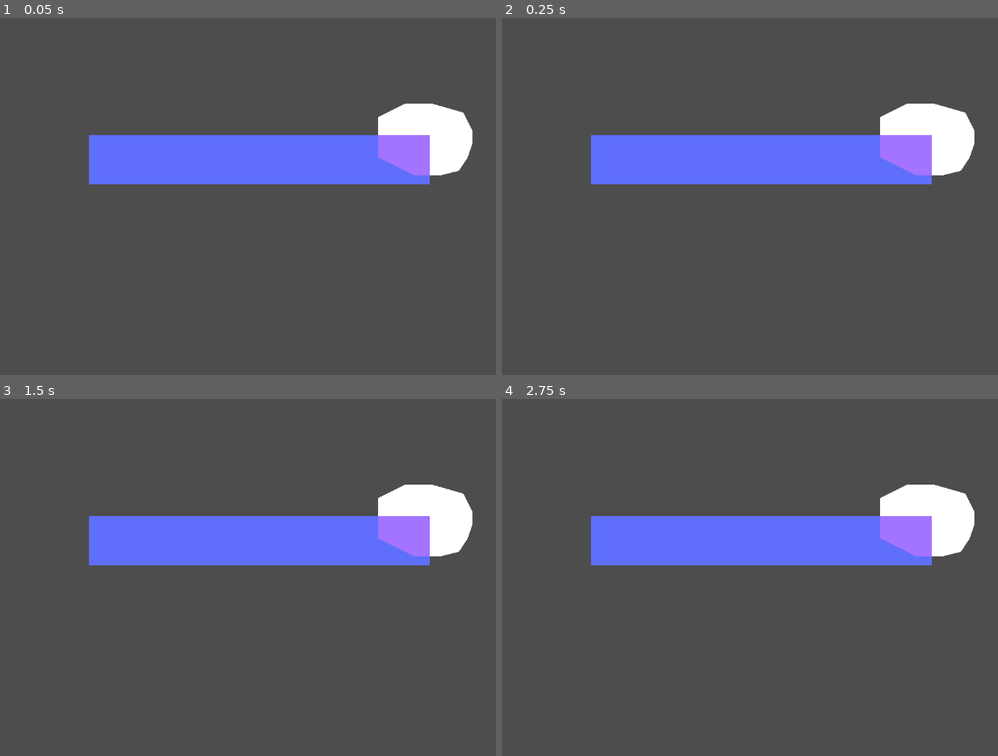
Above: before the commit, frames 1-4 (two rows, left to right).
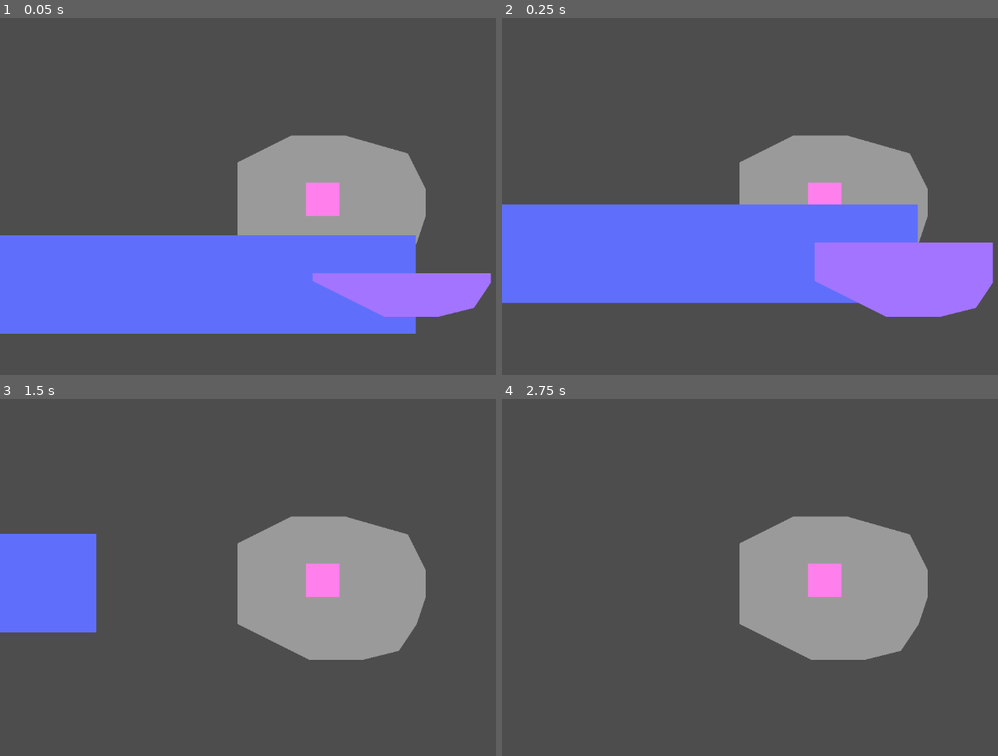
Above: after the commit, the same moments.

Repository: WeDoThingsHere/Godot-Jam-June-2025
Game: Godot game, scene res://scenes/platform_test.tscn
Same seed, same stepped clock (60 frames per second), same inputs: the game is played once before the commit and once after it.
Inputs:
- Up to frame 1 (0.05 s): no input
- Up to frame 2 (0.25 s): no input
- Up to frame 3 (1.5 s): hold D (move_right, bound only after the commit) from 0.53 s (still down); tap Space (jump, bound only after the commit) at 0.6, 0.77, 1.07, 1.35 s
- Up to frame 4 (2.75 s): tap Space (jump, bound only after the commit) at 1.52, 1.82, 2.1 s; release D (move_right, bound only after the commit) at 2.03 s; hold A (move_left, bound only after the commit) from 2.03 s (still down)

The runs differ from the first frame. In frame 1, 42% of the frame differs, in the area x 0-100%, y 23-89%; in frame 2, 40%; in frame 3, 26%; in frame 4, 20%.

Commit message:
made player prefab

Diff:
--- a/project.godot
+++ b/project.godot
@@ -15,6 +15,24 @@
 config/features=PackedStringArray("4.4", "GL Compatibility")
 config/icon="res://icon.svg"
 
+[input]
+
+jump={
+"deadzone": 0.2,
+"events": [Object(InputEventKey,"resource_local_to_scene":false,"resource_name":"","device":-1,"window_id":0,"alt_pressed":false,"shift_pressed":false,"ctrl_pressed":false,"meta_pressed":false,"pressed":false,"keycode":0,"physical_keycode":32,"key_label":0,"unicode":32,"location":0,"echo":false,"script":null)
+]
+}
+move_left={
+"deadzone": 0.2,
+"events": [Object(InputEventKey,"resource_local_to_scene":false,"resource_name":"","device":-1,"window_id":0,"alt_pressed":false,"shift_pressed":false,"ctrl_pressed":false,"meta_pressed":false,"pressed":false,"keycode":0,"physical_keycode":65,"key_label":0,"unicode":97,"location":0,"echo":false,"script":null)
+]
+}
+move_right={
+"deadzone": 0.2,
+"events": [Object(InputEventKey,"resource_local_to_scene":false,"resource_name":"","device":-1,"window_id":0,"alt_pressed":false,"shift_pressed":false,"ctrl_pressed":false,"meta_pressed":false,"pressed":false,"keycode":0,"physical_keycode":68,"key_label":0,"unicode":100,"location":0,"echo":false,"script":null)
+]
+}
+
 [rendering]
 
 renderer/rendering_method="gl_compatibility"
--- /dev/null
+++ b/scenes/Player.tscn
@@ -0,0 +1,23 @@
+[gd_scene load_steps=4 format=3 uid="uid://dplogep350bae"]
+
+[ext_resource type="Script" uid="uid://cpkbnivocb4a" path="res://scripts/PlayerController.gd" id="1_p0vlq"]
+
+[sub_resource type="CanvasTexture" id="CanvasTexture_5q5h1"]
+
+[sub_resource type="RectangleShape2D" id="RectangleShape2D_p0vlq"]
+size = Vector2(14, 14)
+
+[node name="Player" type="CharacterBody2D"]
+scale = Vector2(2, 2)
+script = ExtResource("1_p0vlq")
+
+[node name="Sprite2D" type="Sprite2D" parent="."]
+modulate = Color(0.99435, 0.123384, 0.867163, 1)
+scale = Vector2(15, 15)
+texture = SubResource("CanvasTexture_5q5h1")
+
+[node name="CollisionShape2D" type="CollisionShape2D" parent="."]
+shape = SubResource("RectangleShape2D_p0vlq")
+
+[node name="Camera2D" type="Camera2D" parent="."]
+zoom = Vector2(2, 2)
--- /dev/null
+++ b/scenes/TestLevel.tscn
@@ -0,0 +1,8 @@
+[gd_scene load_steps=2 format=3 uid="uid://5lxethdrfkl1"]
+
+[ext_resource type="PackedScene" uid="uid://dplogep350bae" path="res://scenes/Player.tscn" id="1_dojpo"]
+
+[node name="TestLevel" type="Node2D"]
+
+[node name="Player" parent="." instance=ExtResource("1_dojpo")]
+position = Vector2(286, 162)
--- a/scenes/platform_test.tscn
+++ b/scenes/platform_test.tscn
@@ -1,16 +1,23 @@
-[gd_scene load_steps=3 format=3 uid="uid://bm4ks8s3k6q5a"]
+[gd_scene load_steps=4 format=3 uid="uid://bm4ks8s3k6q5a"]
 
+[ext_resource type="PackedScene" uid="uid://dplogep350bae" path="res://scenes/Player.tscn" id="1_6jvd8"]
 [ext_resource type="PackedScene" uid="uid://xalf27q53dx2" path="res://scenes/platform_box.tscn" id="1_clysx"]
 [ext_resource type="PackedScene" uid="uid://cf358hob3lvvq" path="res://scenes/light.tscn" id="2_tthgi"]
 
 [node name="Platform Test" type="Node2D"]
 
-[node name="Camera2D" type="Camera2D" parent="."]
+[node name="Player" parent="." instance=ExtResource("1_6jvd8")]
+position = Vector2(108, -148)
 
-[node name="Light" parent="." instance=ExtResource("2_tthgi")]
-position = Vector2(251, -99)
+[node name="Light" parent="Player" instance=ExtResource("2_tthgi")]
+position = Vector2(71.5, 24.5)
+scale = Vector2(0.5, 0.5)
 
-[node name="Polygon2D" parent="Light/LitArea" index="1"]
+[node name="LitArea" parent="Player/Light" index="1"]
+position = Vector2(-67, -34)
+
+[node name="Polygon2D" parent="Player/Light/LitArea" index="1"]
+color = Color(1, 1, 1, 0.431373)
 polygon = PackedVector2Array(-136, -56, -104, -72, -56, -72, 0, -56, 16, -24, 16, 0, 8, 24, -8, 48, -40, 56, -88, 56, -152, 24, -152, -48)
 uv = PackedVector2Array(-136, -56, -104, -72, -56, -72, 0, -56, 16, -24, 16, 0, 8, 24, -8, 48, -40, 56, -88, 56, -152, 24, -152, -48)
 
@@ -21,6 +28,6 @@
 polygon = PackedVector2Array(-288, -24, 320, -24, 320, 64, -288, 64)
 uv = PackedVector2Array(-288, -24, 320, -24, 320, 64, -288, 64)
 
-[editable path="Light"]
-[editable path="Light/LitArea"]
+[editable path="Player/Light"]
+[editable path="Player/Light/LitArea"]
 [editable path="PlatformBox"]
--- /dev/null
+++ b/scripts/PlayerController.gd
@@ -0,0 +1,25 @@
+extends CharacterBody2D
+
+
+const SPEED = 300.0
+const JUMP_VELOCITY = -400.0
+
+
+func _physics_process(delta: float) -> void:
+	# Add the gravity.
+	if not is_on_floor():
+		velocity += get_gravity() * delta
+
+	# Handle jump.
+	if Input.is_action_just_pressed("jump") and is_on_floor():
+		velocity.y = JUMP_VELOCITY
+
+	# Get the input direction and handle the movement/deceleration.
+	# As good practice, you should replace UI actions with custom gameplay actions.
+	var direction := Input.get_axis("move_left", "move_right")
+	if direction:
+		velocity.x = direction * SPEED
+	else:
+		velocity.x = move_toward(velocity.x, 0, SPEED)
+
+	move_and_slide()
Not shown, added: scripts/PlayerController.gd.uid
